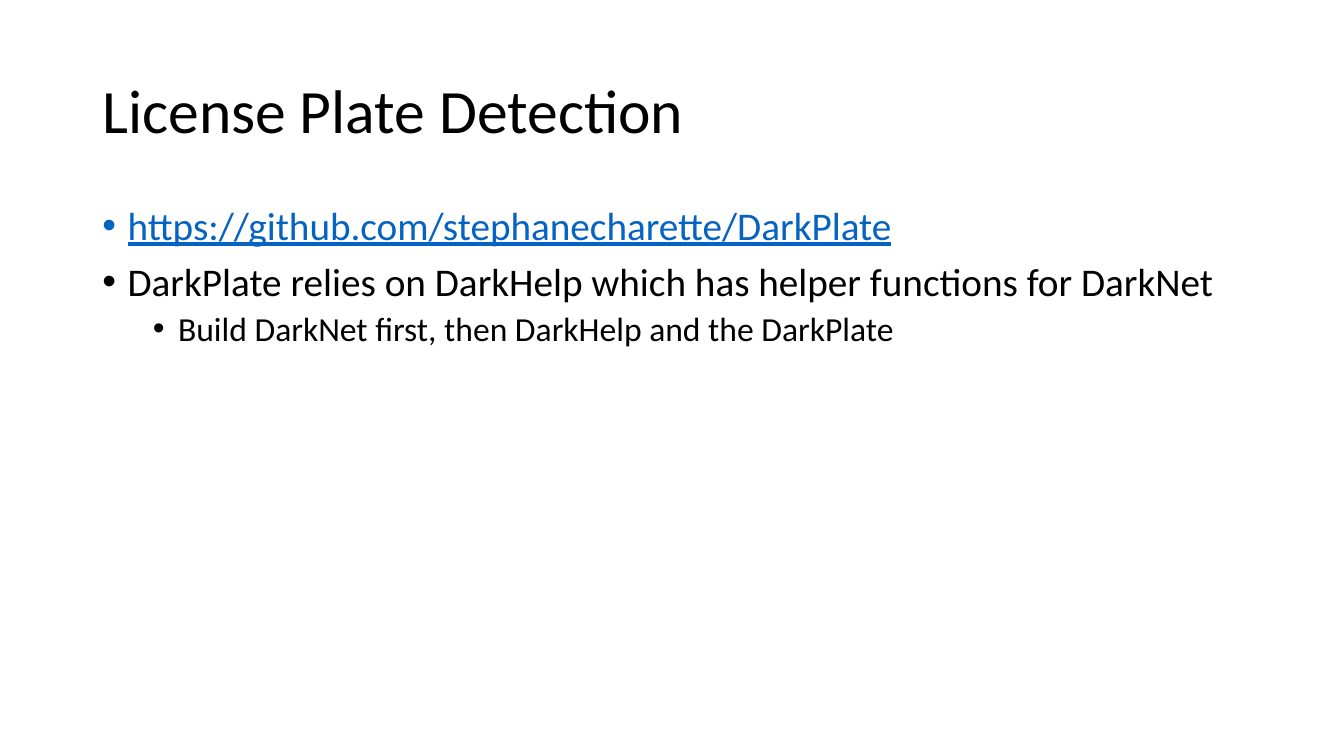
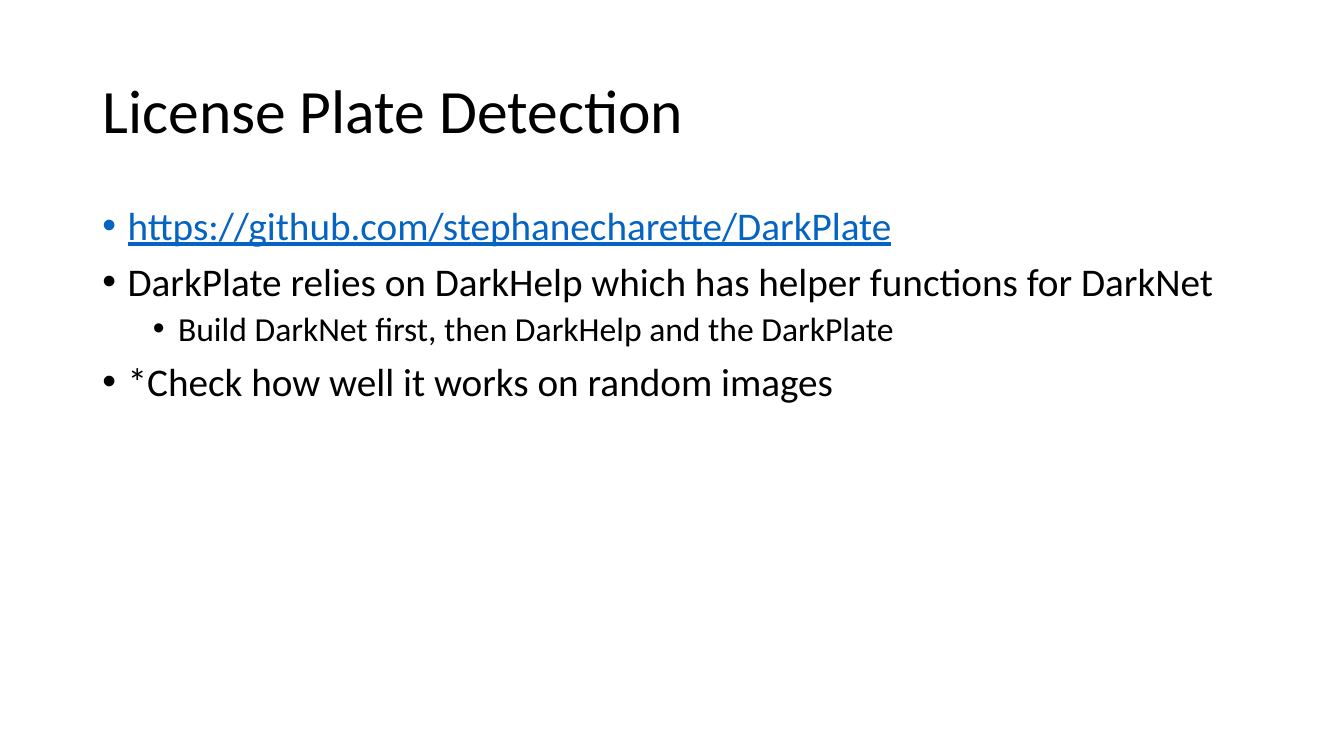
Before and after one commit to gigaprog/p_presentations, a slide deck: slide 5 of AI/ObjectDetection.pptx (slide 4 before the commit). Drawn at 1344x756 pixels with LibreOffice and Linux fonts; fonts in the diff are those of the drawing. Boxes give left, top, right and bottom in pixels: in the first picture for what was removed or moved away, otherwise in the second. Text is boxed around its words. In the diff, an @@ line names an element or a change of style, - is before the commit and + after.

Commit message:
ai

```diff
--- a/AI/ObjectDetection.pptx
+++ b/AI/ObjectDetection.pptx
@@ text at <box>128,368,833,403</box>: paragraph added @@
+• *Check how well it works on random images
```
Also in this commit, not shown: 1 slide added.
